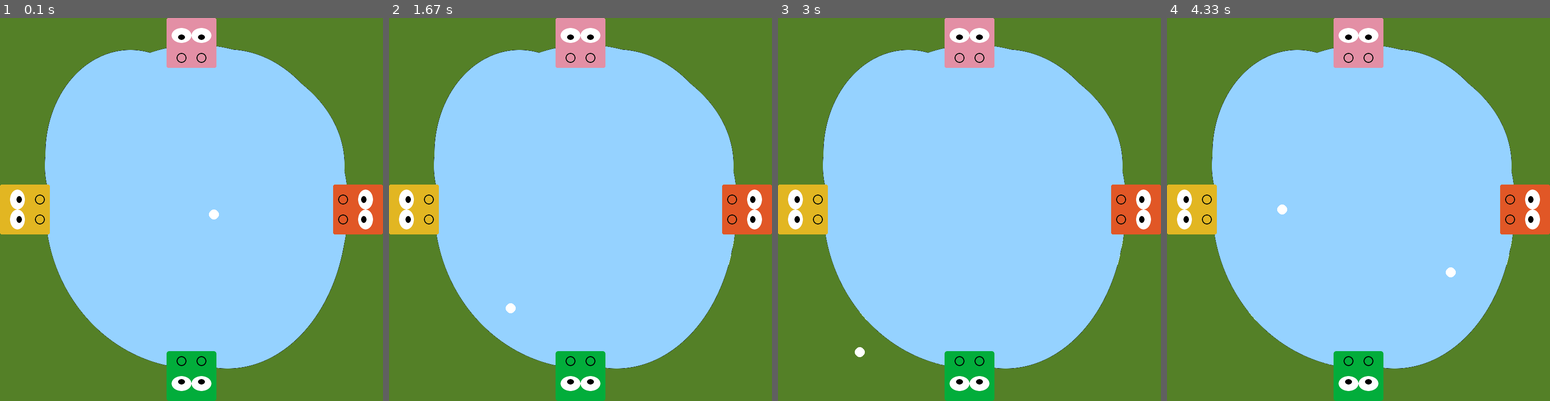
Above: before the commit, frames 1-4 (left to right).
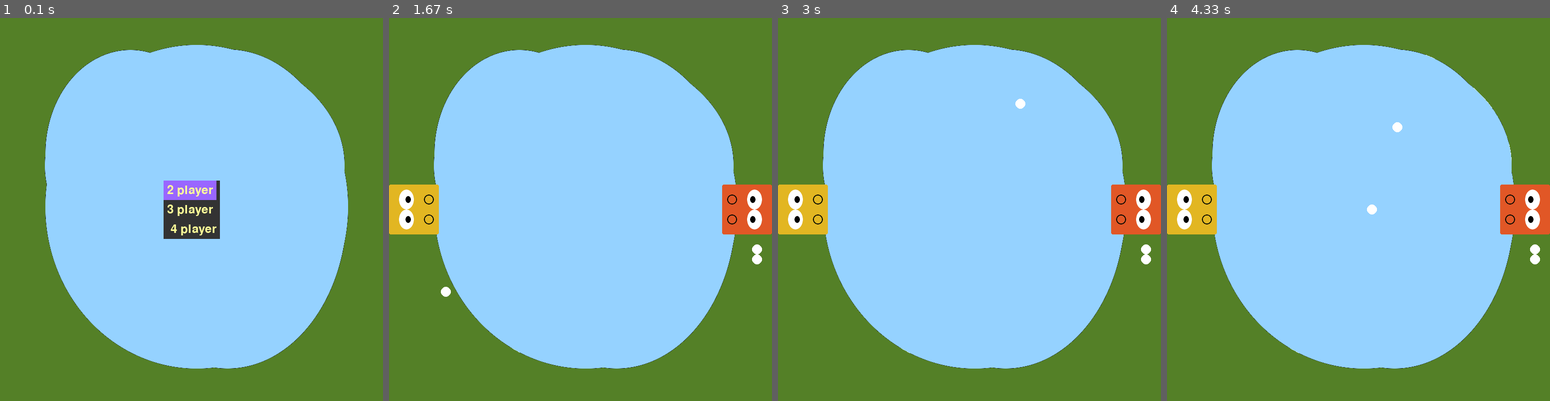
Above: after the commit, the same moments.

Repository: BradStevenson/HungryHippos-Pygame
Game: pygame game, started from hungryHippos.py
Same seed, same stepped clock (60 frames per second), same inputs: the game is played once before the commit and once after it. The source is Python 2; it was converted automatically to run under Python 3.
Inputs:
- Up to frame 1 (0.1 s): no input
- Up to frame 2 (1.67 s): tap Enter at 0.33 s; hold P 0.67-1.13 s; hold Up 0.67-1.13 s
- Up to frame 3 (3 s): no input
- Up to frame 4 (4.33 s): no input

The runs differ from the first frame. In frame 1, 9.0% of the frame differs, in the area x 0-100%, y 0-100%; in frame 2, 3.6%; in frame 3, 3.6%; in frame 4, 3.7%.

Commit message:
Added ability to select number of players

Diff:
--- a/hungryHippos.py
+++ b/hungryHippos.py
@@ -9,6 +9,89 @@
 pygame.font.init()
 HEIGHT_RES = 768
 WIDTH_RES = 768
+
+class Menu:
+    field_list = []
+    field = []
+    dest_surface = pygame.Surface
+    number_fields = 0
+    background_color = (51,51,51)
+    font_size = 36
+    font_color =  (255, 255, 153)
+    selection_color = (153,102,255)
+    selection_position = 0
+    position_paste = (0,0)
+    menu_width = 0
+    menu_height = 0
+
+    class Field:
+    	text = ''
+    	field = pygame.Surface
+    	field_rect = pygame.Rect
+    	selection_rect = pygame.Rect
+
+    def move_menu(self, top, left):
+    	self.position_paste = (top, left)
+
+    def set_colors(self, text, selection, background):
+    	self.background_color = background
+    	self.color_text = text
+    	self.selection_color = selection
+
+    def get_position(self):
+    	return self.selection_position
+
+    def init(self, item_list, dest_surface):
+    	self.field_list = item_list
+    	self.dest_surface = dest_surface
+    	self.number_fields = len(self.field_list)
+    	self.create_structures()
+
+    def draw(self, move=0):
+        if move:
+            self.selection_position += move
+            if self.selection_position == -1:
+                self.selection_position = self.number_fields - 1
+            self.selection_position %= self.number_fields
+        menu = pygame.Surface((self.menu_width, self.menu_height))
+        menu.fill(self.background_color)
+        selection_rect = self.field[self.selection_position].selection_rect
+        pygame.draw.rect(menu, self.selection_color, selection_rect)
+
+        for i in xrange(self.number_fields):
+            menu.blit(self.field[i].field, self.field[i].field_rect)
+        self.dest_surface.blit(menu, self.position_paste)
+        return self.selection_position
+
+    def create_structures(self):
+        shift = 0
+        self.menu_height = 0
+        self.font = pygame.font.Font(None, self.font_size)
+        for i in xrange(self.number_fields):
+            self.field.append(self.Field())
+            self.field[i].text = self.field_list[i]
+            self.field[i].field = self.font.render(self.field[i].text, 1, self.font_color)
+
+            self.field[i].field_rect = self.field[i].field.get_rect()
+            shift = int(self.font_size * 0.2)
+
+            height = self.field[i].field_rect.height
+            self.field[i].field_rect.left = shift
+            self.field[i].field_rect.top = shift + (shift * 2 + height) * i
+
+            width = self.field[i].field_rect.width + shift*2
+            height = self.field[i].field_rect.height + shift*2
+            left = self.field[i].field_rect.left - shift
+            top = self.field[i].field_rect.top - shift
+
+            self.field[i].selection_rect = (left,top ,width, height)
+            if width > self.menu_width:
+                    self.menu_width = width
+            self.menu_height += height
+        x = self.dest_surface.get_rect().centerx - self.menu_width / 2
+        y = self.dest_surface.get_rect().centery - self.menu_height / 2
+        mx, my = self.position_paste
+        self.position_paste = (x + mx, y + my)
 
 class Hippo(Sprite):
 	""" HANDLES HIPPO BEHAVIOURS """
@@ -155,33 +238,91 @@
 	def nop():
 		pass
 
+	def createBall(players):
+		if players == 2:
+			return Ball("white", [score1, score2], [player1, player2])
+		elif players == 3:
+			return Ball("white", [score1, score2, score3], [player1, player2, player3])
+		elif players == 4:
+			return Ball("white", [score1, score2, score3, score4], [player1, player2, player3, player4])
+
 	# SET RESOLUTION
 	screen = pygame.display.set_mode((WIDTH_RES, HEIGHT_RES))
 	background = pygame.image.load('Images/background.png')
 	screen.blit(background,(0, 0))
-
-	# INITIALIZE SPRITES
-	score1 = Score("white", (20, (HEIGHT_RES/2)-270), 1)
-	score2 = Score("white", ((WIDTH_RES-40, (HEIGHT_RES/2)+70)), 2)
-	score3 = Score("white", ((WIDTH_RES/2)+70, 20), 3)
-	score4 = Score("white", ((WIDTH_RES/2)-270, HEIGHT_RES-40), 4)
-	player1 = Hippo((0, (HEIGHT_RES/2)-50), 1)
-	player2 = Hippo((WIDTH_RES-100, (HEIGHT_RES/2)-50), 2)
-	player3 = Hippo(((WIDTH_RES/2)-50, 0), 3)
-	player4 = Hippo(((WIDTH_RES/2)-50, HEIGHT_RES-100), 4)
-	ball1 = Ball("white", [score1, score2, score3, score4], [player1, player2, player3, player4])
-
-	sprites = pygame.sprite.RenderClear([score1, score2, score3, score4, player1, player2, player3, player4])
+	menu_state = True
+	players = 0
+	menu = Menu()
+	menu.init(['2 player', '3 player', ' 4 player'], screen)
+	menu.draw()
+	clock = pygame.time.Clock()
+	running = True
+
+	while menu_state:
+		clock.tick(60)
+		pygame.display.flip()
+
+		for event in pygame.event.get():
+			if event.type == pygame.QUIT:
+				running = False
+				menu_state = False
+			elif event.type == pygame.KEYDOWN:
+			   	if event.key == pygame.K_UP:
+			   		menu.draw(-1)
+			  	elif event.key == pygame.K_DOWN:
+				   		menu.draw(1)
+			  	elif event.key == pygame.K_RETURN:
+				   	if menu.get_position() == 0:
+				   		players = 2
+				   	elif menu.get_position() == 1:
+				   		players = 3
+				   	elif menu.get_position() == 2:
+				   		players = 4
+				   	menu_state = False
+
+	# SET RESOLUTION
+	screen = pygame.display.set_mode((WIDTH_RES, HEIGHT_RES))
+	background = pygame.image.load('Images/background.png')
+	screen.blit(background,(0, 0))
+
+	# INITIALIZE SPRITES BASED ON PLAYERS
+	if players >= 2:
+		score1 = Score("white", (20, (HEIGHT_RES/2)-270), 1)
+		score2 = Score("white", ((WIDTH_RES-40, (HEIGHT_RES/2)+70)), 2)
+		player1 = Hippo((0, (HEIGHT_RES/2)-50), 1)
+		player2 = Hippo((WIDTH_RES-100, (HEIGHT_RES/2)-50), 2)
+		sprites = pygame.sprite.RenderClear([score1, score2, player1, player2])
+		# KEYMAP
+		key_map = {
+			pygame.K_q: [player1.forward, player1.back],
+			pygame.K_p: [player2.forward, player2.back]
+		}
+	if players >= 3:
+		score3 = Score("white", ((WIDTH_RES/2)+70, 20), 3)
+		player3 = Hippo(((WIDTH_RES/2)-50, 0), 3)
+		sprites = pygame.sprite.RenderClear([score1, score2, score3, player1, player2, player3])
+		# KEYMAP
+		key_map = {
+			pygame.K_q: [player1.forward, player1.back],
+			pygame.K_p: [player2.forward, player2.back],
+			pygame.K_m: [player3.forward, player3.back]
+		}
+	elif players == 4:
+		score4 = Score("white", ((WIDTH_RES/2)-270, HEIGHT_RES-40), 4)
+		player4 = Hippo(((WIDTH_RES/2)-50, HEIGHT_RES-100), 4)
+		sprites = pygame.sprite.RenderClear([score1, score2, score3, score4, player1, player2, player3, player4])
+		# KEYMAP
+		key_map = {
+			pygame.K_q: [player1.forward, player1.back],
+			pygame.K_p: [player2.forward, player2.back],
+			pygame.K_m: [player3.forward, player3.back],
+			pygame.K_z: [player4.forward, player4.back]
+		}
+
+	ball1 = createBall(players)
+
 	ballList = [ball1]
 	ballSprite = pygame.sprite.RenderClear(ballList)
-
-	# KEYMAP
-	key_map = {
-		pygame.K_q: [player1.forward, player1.back],
-		pygame.K_p: [player2.forward, player2.back],
-		pygame.K_m: [player3.forward, player3.back],
-		pygame.K_z: [player4.forward, player4.back]
-	}
 
 	counter = 0
 	clock = pygame.time.Clock()
@@ -193,7 +334,7 @@
 		sprites.update()
 		ballSprite.update()
 		if (counter%180 == 0 and len(ballList) < 28):
-			ballList.append(Ball("white", [score1, score2], [player1, player2, player3, player4]))
+			ballList.append(createBall(players))
 			ballSprite = pygame.sprite.RenderClear(ballList)
 		sprites.draw(screen)
 		ballSprite.draw(screen)
